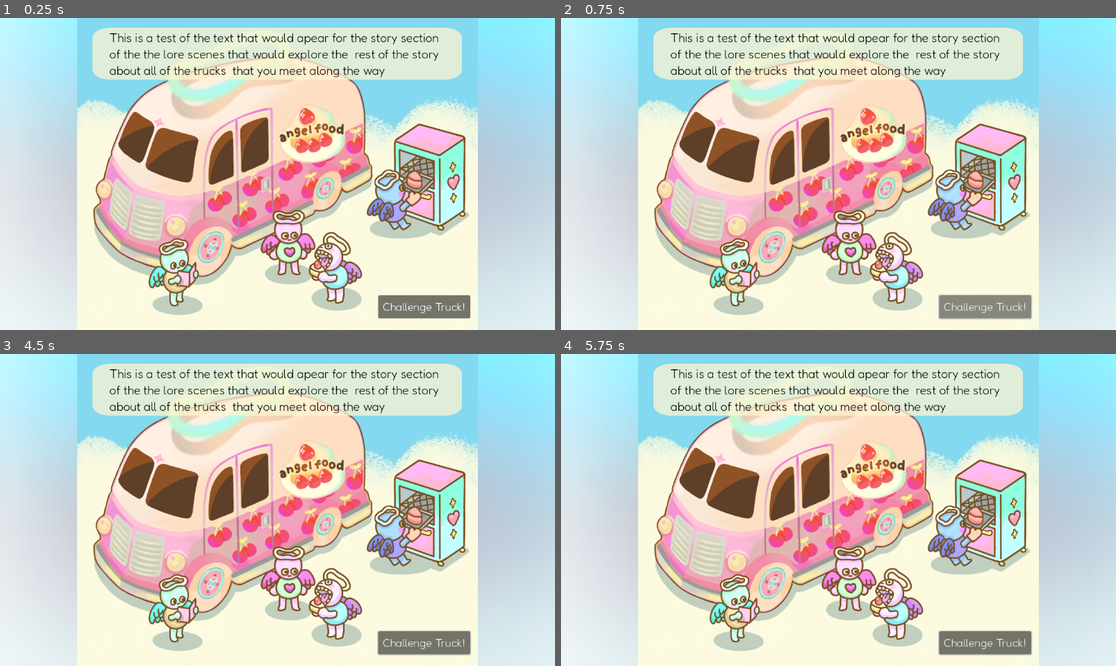
Above: before the commit, frames 1-4 (two rows, left to right).
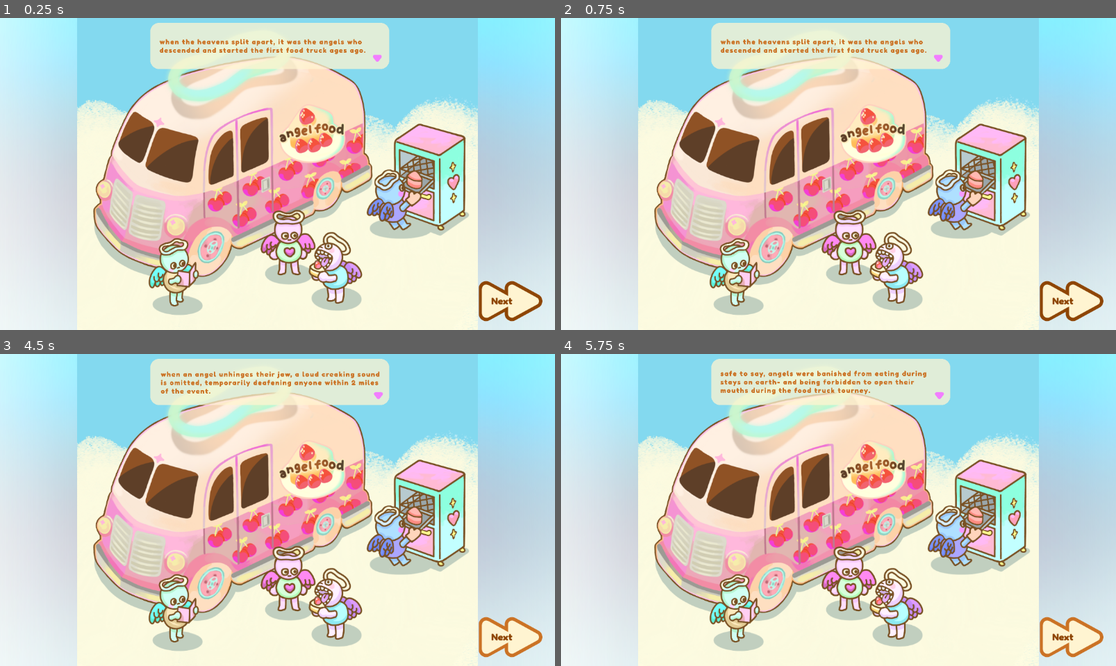
Above: after the commit, the same moments.

Repository: Gus700/FoodTruckBattles
Game: Godot game, scene res://scenes/loreScene.tscn
Same seed, same stepped clock (60 frames per second), same inputs: the game is played once before the commit and once after it. This scene is started directly instead of the project's main scene.
Inputs (mouse positions are in pixels of both pictures, inside the frame that each line leads up to):
- Up to frame 1 (0.25 s): no input
- Up to frame 2 (0.75 s): click (982, 308) at 0.5 s, where only the run before the commit has a clickable "Challenge Truck!"
- Up to frame 3 (4.5 s): click (516, 637) at 1.27 s; click (421, 644) at 2 s, where only the run before the commit has a clickable "Challenge Truck!"; click (516, 637) at 2.77 s; click (421, 644) at 3.5 s, where only the run before the commit has a clickable "Challenge Truck!"; click (516, 637) at 4.27 s
- Up to frame 4 (5.75 s): tap Enter at 5 s

The runs differ from the first frame. In frame 1, 9.3% of the frame differs, in the area x 16-98%, y 1-98%; in frame 2, 9.4%; in frame 3, 9.5%; in frame 4, 9.5%.

Commit message:
pushing chunks of the lore scene logic

Diff:
--- a/scenes/loreScene.tscn
+++ b/scenes/loreScene.tscn
@@ -1,13 +1,26 @@
-[gd_scene load_steps=6 format=3 uid="uid://g6jpe0rh2xoo"]
+[gd_scene load_steps=18 format=3 uid="uid://g6jpe0rh2xoo"]
 
 [ext_resource type="Script" path="res://scripts/loreScene.gd" id="1_pjpxh"]
 [ext_resource type="Texture2D" uid="uid://b5najsyc2rjed" path="res://assets/loreScenes/full/angel_s_scripture.png" id="2_jk1s3"]
+[ext_resource type="Texture2D" uid="uid://kian6h8hl6q6" path="res://assets/trucks/angel_food.png" id="3_1id5g"]
 [ext_resource type="Texture2D" uid="uid://ddt3lbw5smxv1" path="res://assets/loreScenes/lore_bg/angelfood_bg.png" id="3_jr24d"]
-[ext_resource type="Texture2D" uid="uid://bmh0n4fiiyjvg" path="res://assets/loreScenes/full/narrative_bubble.png" id="3_sjyyf"]
+[ext_resource type="Texture2D" uid="uid://b7nk16xyfjcre" path="res://assets/loreScenes/lore_dialogue/angelfood0.png" id="4_suinc"]
+[ext_resource type="Texture2D" uid="uid://dbnvnjhsixova" path="res://assets/UI_buttons/fast_forward.png" id="5_b54h5"]
+[ext_resource type="Texture2D" uid="uid://b51uud8er4jcr" path="res://assets/UI_buttons/fast_forward_pressed.png" id="6_aj7rk"]
+[ext_resource type="Texture2D" uid="uid://cv012666ux8fb" path="res://assets/UI_buttons/fast_forward_hover.png" id="7_qjxbx"]
+[ext_resource type="FontFile" uid="uid://ywscpgddy83r" path="res://assets/fonts/Fredoka-Bold.ttf" id="8_2t1tj"]
+[ext_resource type="Script" path="res://scripts/SceneManager/ChangeSceneButton.gd" id="8_w7ok3"]
+[ext_resource type="Script" path="res://scenes/truckLore.gd" id="10_065ck"]
+[ext_resource type="Texture2D" uid="uid://kueo5gh5cw6o" path="res://assets/loreScenes/lore_dialogue/angelfood1.png" id="11_o06ix"]
+[ext_resource type="Texture2D" uid="uid://c0tgv21vm50r5" path="res://assets/loreScenes/lore_dialogue/angelfood2.png" id="12_hcalv"]
+[ext_resource type="Texture2D" uid="uid://b474xhm7ass1d" path="res://assets/loreScenes/lore_dialogue/angelfood3.png" id="13_t7aqc"]
+[ext_resource type="Texture2D" uid="uid://bem2m2f1uo1a3" path="res://assets/loreScenes/lore_dialogue/angelfood4.png" id="14_ixwqw"]
+[ext_resource type="Texture2D" uid="uid://djd2bees6bfp4" path="res://assets/loreScenes/lore_dialogue/angelfood5.png" id="15_v7afy"]
 
-[sub_resource type="LabelSettings" id="LabelSettings_j3wkt"]
-font_size = 25
-font_color = Color(0, 0, 0, 1)
+[sub_resource type="LabelSettings" id="LabelSettings_vao61"]
+font = ExtResource("8_2t1tj")
+font_size = 20
+font_color = Color(0.556863, 0.270588, 0.0196078, 1)
 
 [node name="LoreScene" type="Control"]
 layout_mode = 3
@@ -17,9 +30,16 @@
 grow_horizontal = 2
 grow_vertical = 2
 script = ExtResource("1_pjpxh")
-img = ExtResource("2_jk1s3")
 
-[node name="bg" type="TextureRect" parent="."]
+[node name="Level1" type="Control" parent="."]
+layout_mode = 1
+anchors_preset = 15
+anchor_right = 1.0
+anchor_bottom = 1.0
+grow_horizontal = 2
+grow_vertical = 2
+
+[node name="bg" type="TextureRect" parent="Level1"]
 layout_mode = 1
 anchors_preset = 15
 anchor_right = 1.0
@@ -27,9 +47,85 @@
 grow_horizontal = 2
 grow_vertical = 2
 texture = ExtResource("3_jr24d")
+expand_mode = 1
+
+[node name="Intro" type="Control" parent="Level1"]
+visible = false
+layout_mode = 1
+anchors_preset = 15
+anchor_right = 1.0
+anchor_bottom = 1.0
+grow_horizontal = 2
+grow_vertical = 2
+
+[node name="TruckImg" type="TextureRect" parent="Level1/Intro"]
+layout_mode = 1
+anchors_preset = 15
+anchor_right = 1.0
+anchor_bottom = 1.0
+grow_horizontal = 2
+grow_vertical = 2
+texture = ExtResource("3_1id5g")
+expand_mode = 1
 stretch_mode = 5
 
-[node name="backgroundImage" type="TextureRect" parent="."]
+[node name="textBubble" type="TextureRect" parent="Level1/Intro"]
+layout_mode = 1
+anchors_preset = -1
+anchor_left = 0.270833
+anchor_top = 0.0123457
+anchor_right = 0.701389
+anchor_bottom = 0.166667
+grow_horizontal = 2
+grow_vertical = 2
+texture = ExtResource("4_suinc")
+expand_mode = 1
+stretch_mode = 5
+
+[node name="TextureButton" type="TextureButton" parent="Level1/Intro"]
+layout_mode = 1
+anchors_preset = -1
+anchor_left = 0.861111
+anchor_top = 0.82716
+anchor_right = 0.993333
+anchor_bottom = 0.987926
+offset_right = -0.32
+offset_bottom = -0.176003
+texture_normal = ExtResource("5_b54h5")
+texture_pressed = ExtResource("6_aj7rk")
+texture_hover = ExtResource("7_qjxbx")
+ignore_texture_size = true
+stretch_mode = 5
+script = ExtResource("8_w7ok3")
+metadata/_edit_use_anchors_ = true
+
+[node name="MarginContainer" type="MarginContainer" parent="Level1/Intro/TextureButton"]
+layout_mode = 1
+anchors_preset = 15
+anchor_right = 1.0
+anchor_bottom = 1.0
+grow_horizontal = 2
+grow_vertical = 2
+theme_override_constants/margin_right = 50
+
+[node name="Label" type="Label" parent="Level1/Intro/TextureButton/MarginContainer"]
+layout_mode = 2
+text = "Challenge Truck"
+label_settings = SubResource("LabelSettings_vao61")
+horizontal_alignment = 1
+vertical_alignment = 1
+
+[node name="TruckLore" type="Control" parent="Level1"]
+layout_mode = 1
+anchors_preset = 15
+anchor_right = 1.0
+anchor_bottom = 1.0
+grow_horizontal = 2
+grow_vertical = 2
+script = ExtResource("10_065ck")
+textImgs = Array[Texture2D]([ExtResource("11_o06ix"), ExtResource("12_hcalv"), ExtResource("13_t7aqc"), ExtResource("14_ixwqw"), ExtResource("15_v7afy")])
+
+[node name="backgroundImage" type="TextureRect" parent="Level1/TruckLore"]
 layout_mode = 1
 anchors_preset = 15
 anchor_right = 1.0
@@ -40,42 +136,53 @@
 expand_mode = 1
 stretch_mode = 5
 
-[node name="textBubble" type="TextureRect" parent="."]
+[node name="textBubble" type="TextureRect" parent="Level1/TruckLore"]
 layout_mode = 1
 anchors_preset = -1
-anchor_left = 0.167
-anchor_top = 0.031
-anchor_right = 0.833
-anchor_bottom = 0.198
-texture = ExtResource("3_sjyyf")
+anchor_left = 0.270833
+anchor_top = 0.0123457
+anchor_right = 0.701389
+anchor_bottom = 0.166667
 expand_mode = 1
+stretch_mode = 5
+metadata/_edit_use_anchors_ = true
 
-[node name="MarginContainer" type="MarginContainer" parent="textBubble"]
+[node name="TextureButton" type="TextureButton" parent="Level1/TruckLore"]
+layout_mode = 1
+anchors_preset = -1
+anchor_left = 0.861111
+anchor_top = 0.82716
+anchor_right = 0.993333
+anchor_bottom = 0.987926
+offset_right = -0.319946
+offset_bottom = -0.176025
+texture_normal = ExtResource("5_b54h5")
+texture_pressed = ExtResource("6_aj7rk")
+texture_hover = ExtResource("7_qjxbx")
+ignore_texture_size = true
+stretch_mode = 5
+script = ExtResource("8_w7ok3")
+dest = "loreScene"
+metadata/_edit_use_anchors_ = true
+
+[node name="MarginContainer" type="MarginContainer" parent="Level1/TruckLore/TextureButton"]
 layout_mode = 1
 anchors_preset = 15
 anchor_right = 1.0
 anchor_bottom = 1.0
 grow_horizontal = 2
 grow_vertical = 2
-theme_override_constants/margin_left = 35
-theme_override_constants/margin_top = 10
-theme_override_constants/margin_right = 35
-theme_override_constants/margin_bottom = 10
+theme_override_constants/margin_right = 50
 
-[node name="Label" type="Label" parent="textBubble/MarginContainer"]
+[node name="Label" type="Label" parent="Level1/TruckLore/TextureButton/MarginContainer"]
 layout_mode = 2
-text = "This is a test of the text that would apear for the story section of the the lore scenes that would explore the  rest of the story about all of the trucks  that you meet along the way"
-label_settings = SubResource("LabelSettings_j3wkt")
+text = "Next"
+label_settings = SubResource("LabelSettings_vao61")
+horizontal_alignment = 1
 vertical_alignment = 1
-autowrap_mode = 2
 
-[node name="NextScene" type="Button" parent="."]
-layout_mode = 1
-anchors_preset = -1
-anchor_left = 0.681
-anchor_top = 0.889
-anchor_right = 0.847
-anchor_bottom = 0.963
-theme_override_colors/font_color = Color(1, 1, 1, 1)
-theme_override_font_sizes/font_size = 23
-text = "Challenge Truck!"
+[connection signal="get_dest" from="Level1/Intro/TextureButton" to="." method="_on_texture_button_get_dest"]
+[connection signal="pressed" from="Level1/Intro/TextureButton" to="Level1/Intro/TextureButton" method="_on_pressed"]
+[connection signal="get_dest" from="Level1/TruckLore/TextureButton" to="." method="_on_texture_button_get_dest"]
+[connection signal="pressed" from="Level1/TruckLore/TextureButton" to="Level1/TruckLore" method="_on_texture_button_pressed"]
+[connection signal="pressed" from="Level1/TruckLore/TextureButton" to="Level1/TruckLore/TextureButton" method="_on_pressed"]
--- /dev/null
+++ b/scenes/truckLore.gd
@@ -0,0 +1,18 @@
+extends Control
+
+@export var textImgs: Array[Texture2D]
+@onready var textBubbleNode = $textBubble
+var textBubIndex = 0
+
+func _ready() -> void:
+	setTextBubImg()
+
+func setTextBubImg() -> void:
+	textBubbleNode.texture = textImgs[textBubIndex]
+
+#___________________________signal function____________________________________
+
+func _on_texture_button_pressed() -> void:
+	if textBubIndex < textImgs.size() - 1:
+		textBubIndex += 1
+		setTextBubImg()
--- a/scripts/globalScripts/gloData.gd
+++ b/scripts/globalScripts/gloData.gd
@@ -14,5 +14,8 @@
 	"level8": {"introSeen": false},
 }
 
-func updCurrLvlNameStatus(lvlName: String) -> void:
+func setCurrLvlName(lvlName: String) -> void:
 	currentlevelName = lvlName
+
+func getCurrLvlName() -> String:
+	return currentlevelName
--- a/scripts/loreScene.gd
+++ b/scripts/loreScene.gd
@@ -1,20 +1,8 @@
-extends Control
+extends SceneScr
 
-@export var img: Texture2D
-@onready var bgImgNode = $backgroundImage
+var currentFoodTruck: String = GloData.getCurrLvlName()
 
-var available
-var currentFoodTruck: String = ""
+#_________________________signal functions______________________________________
 
-# Called when the node enters the scene tree for the first time.
-func _ready() -> void:
-	setBgImg(img)
-
-
-# Called every frame. 'delta' is the elapsed time since the previous frame.
-func _process(delta: float) -> void:
-	pass
-
-func setBgImg(img) -> void:
-	if img != null:
-		bgImgNode.texture = img
+func _on_texture_button_get_dest(dest) -> void:
+	emit_signal("scene_changed", dest)
